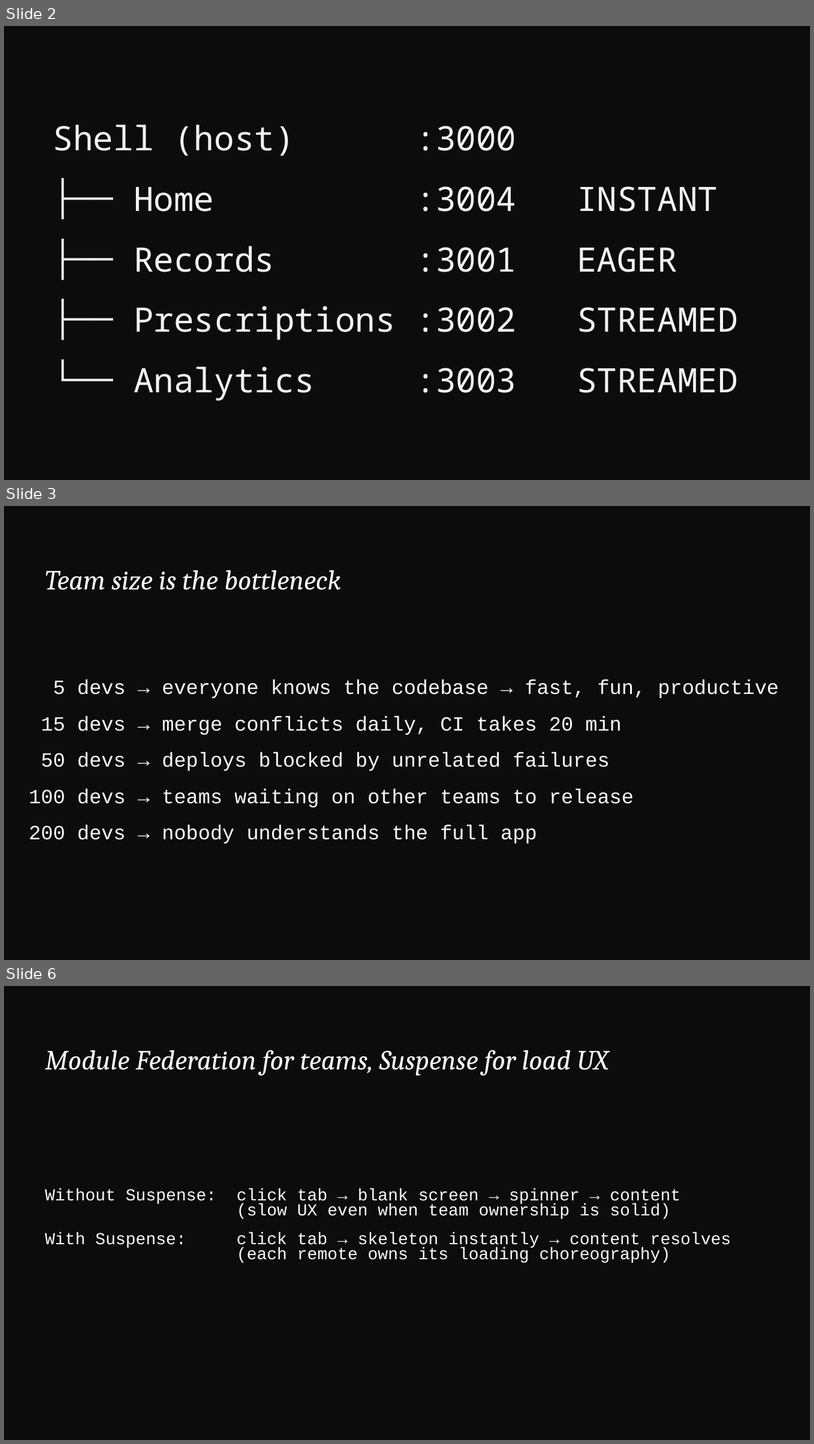
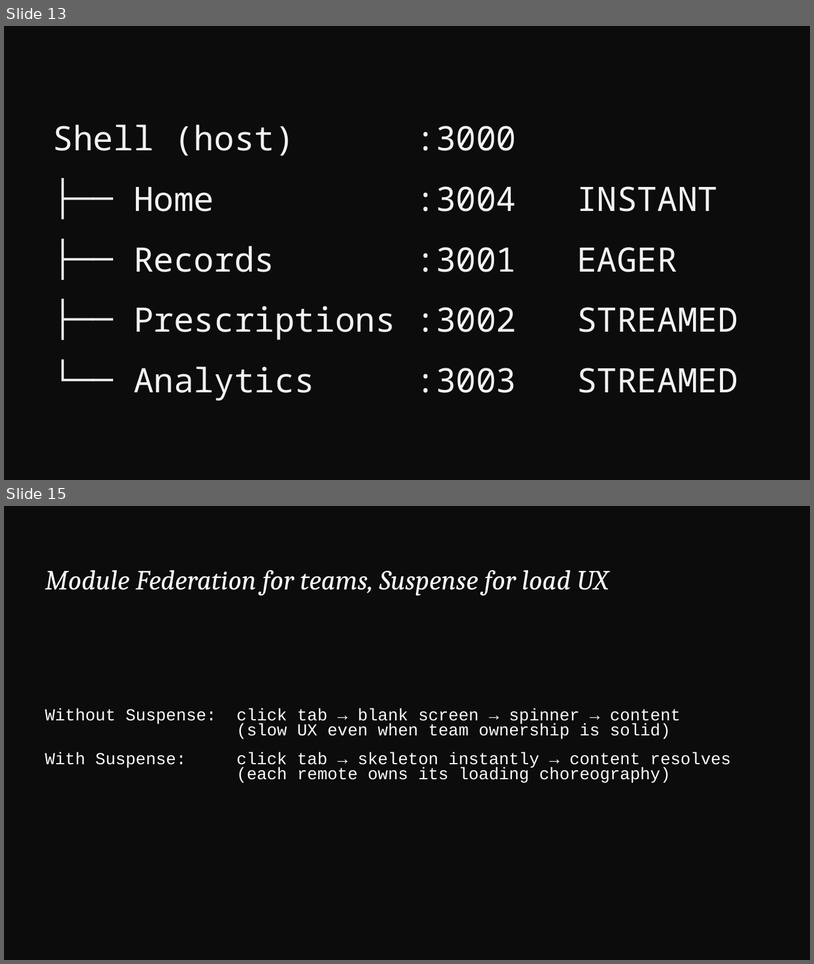
Before and after one commit to devlinduldulao/module-federation-demo, a slide deck: presentation/module-federation.pptx. Shown one above the other, each under a label of ours: slides 2, 3 and 6 before the commit, slides 13 and 15 after it; the slides between them are not shown. The pictures are 814x1444 and 814x964 pixels, drawn with LibreOffice and Linux fonts; fonts in the diff are those of the drawing. Boxes give left, top, right and bottom in pixels: in the first picture for what was removed or moved away, otherwise in the second. Text is boxed around its words. In the diff, an @@ line names an element or a change of style, - is before the commit and + after.

```diff
--- a/presentation/module-federation.pptx
+++ b/presentation/module-federation.pptx
@@ slide 3 removed at box(4, 506, 810, 960), background #0C0C0C @@
@@ text removed at box(45, 570, 341, 590) @@
-Team size is the bottleneck
@@ text removed at box(29, 679, 779, 843) @@
-5 devs → everyone knows the codebase → fast, fun, productive
-15 devs → merge conflicts daily, CI takes 20 min
-50 devs → deploys blocked by unrelated failures
-100 devs → teams waiting on other teams to release
-200 devs → nobody understands the full app
@@ what was slide 2 is now slide 13 @@
@@ what was slide 6 is now slide 15 @@
```
Also in this commit, not shown: 3 slides changed, 13 slides added, 1 other slide removed, 21 other files.
